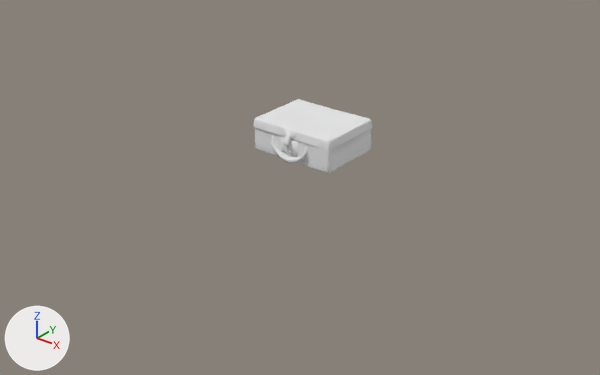
One commit to the OBJ model part2/files/object_mesh/61.obj: the scene before it, then after it.
The view is the same before and after, from a 50 mm camera at (3.64, -4.66, 2.56) aimed at (0.05, -0.18, -0.22). The axes (+X, +Y, +Z) are drawn at lower left. The lights are the same throughout. Where no turn or scale is listed for an object, it has been applied to the vertices.

In view in the first picture: 'Cloth_61'.
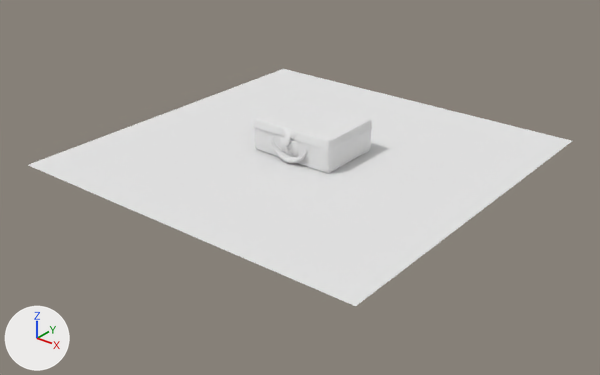
Pixel boxes (x1, y1, x2, y2) of what changed, in the pictures (600 x 375 px):
'Floor_Plane.058', added
    after: (28, 69, 572, 306)

Diff of the bpy script that builds the scene:
```diff
--- a/part2/files/object_mesh/61.obj.py
+++ b/part2/files/object_mesh/61.obj.py
@@ mat_none @@
+mat_none = principled_material('None')
+mat_none.base_color = (0.8, 0.8, 0.8)  # white #e7e7e7
+mat_none.roughness = 1.0
@@ me_floor_plane_058 @@
+me_floor_plane_058.from_pydata(...)  # 10404 vertices, 10201 faces; spans x -1.5..1.5, y -1.5..1.5, z 0.0
+me_floor_plane_058.materials.append(mat_none)  # white #e7e7e7
@@ ob_floor_plane_058 @@
+ob_floor_plane_058 = bpy.data.objects.new('Floor_Plane.058', me_floor_plane_058)
+ob_floor_plane_058.location = (0.0, 0.0, 0.0)
```
